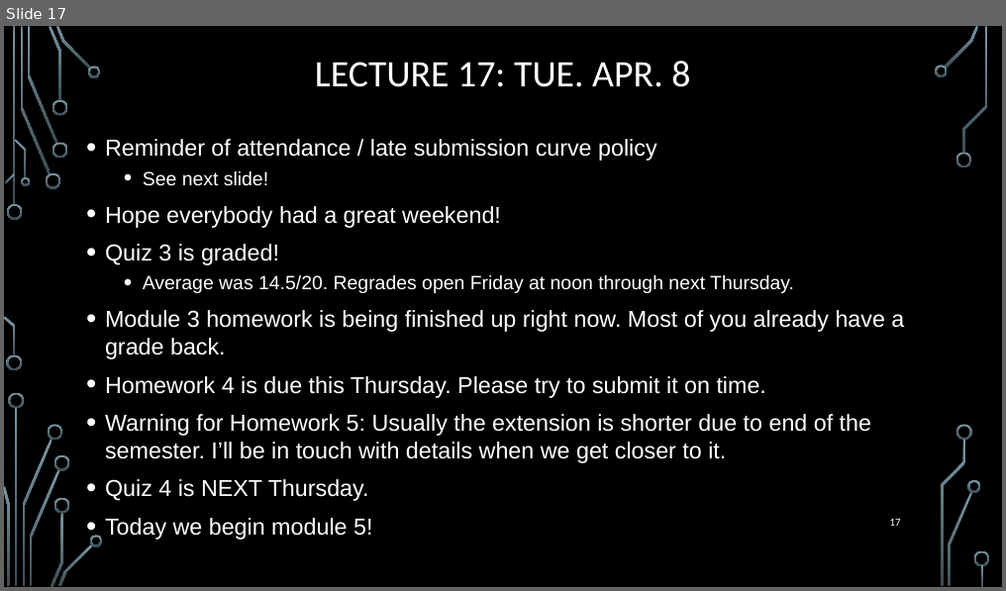
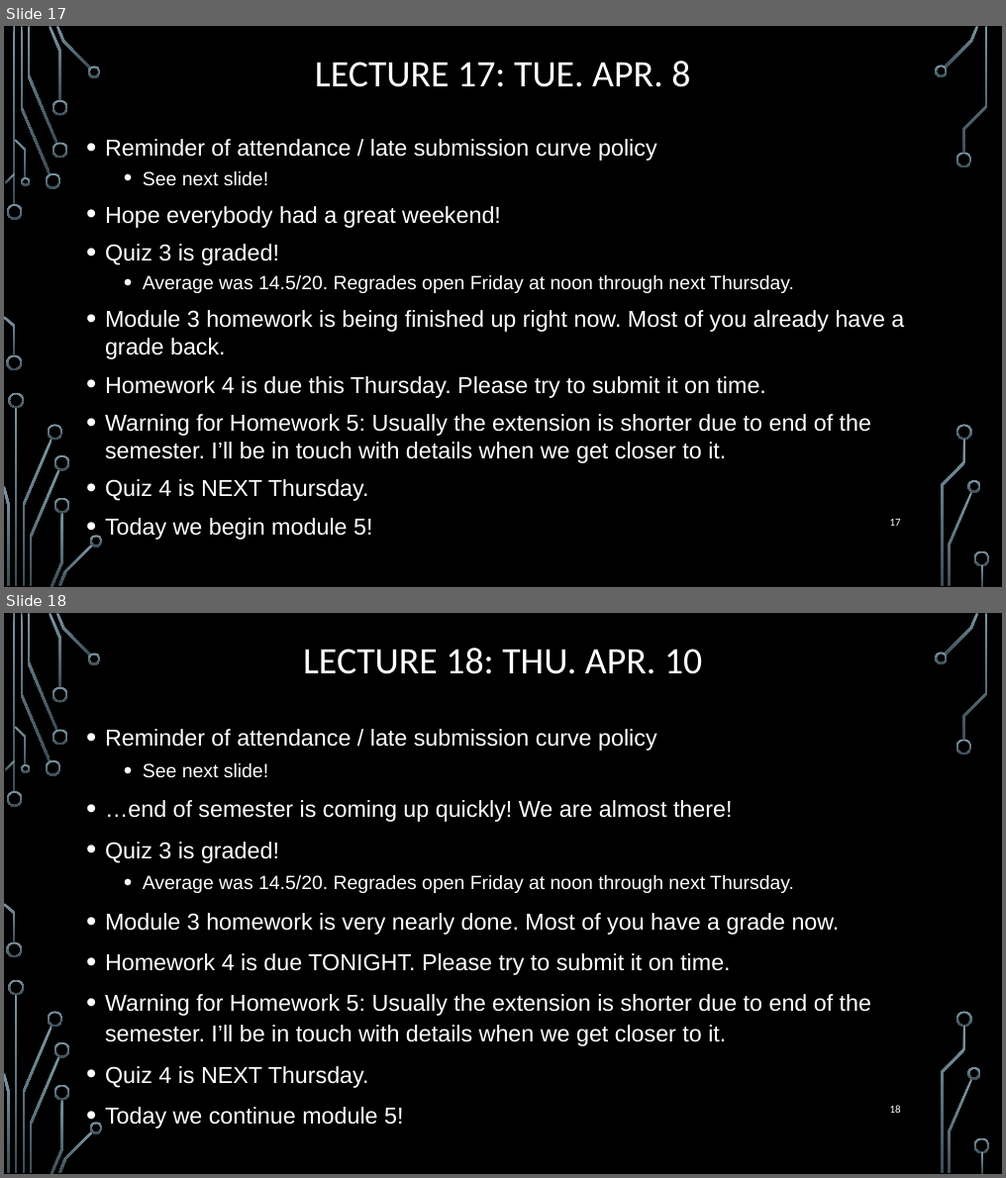
Before and after one commit to markfloryan/dmt2, a slide deck: slides/00-DailyAnnouncements.pptx. Shown one above the other, each under a label of ours: slide 17 before the commit, slides 17 and 18 after it. The pictures are 1006x591 and 1006x1178 pixels, drawn with LibreOffice and Linux fonts; fonts in the diff are those of the drawing; background and template pictures are left out. Boxes give left, top, right and bottom in pixels: in the first picture for what was removed or moved away, otherwise in the second. Text is boxed around its words. In the diff, an @@ line names an element or a change of style, - is before the commit and + after.

```diff
--- a/slides/00-DailyAnnouncements.pptx
+++ b/slides/00-DailyAnnouncements.pptx
@@ slide 18 added at box(4, 613, 1002, 1174), background picture (left out); not listed: 36 template elements that a slide beside it also shows @@
@@ title added at box(303, 648, 702, 674), 36 pt, text #FFFFFF @@
+LECTURE 18: THU. APR. 10
@@ text added at box(105, 729, 871, 1129), 22.2 pt, text #FFFFFF @@
+• Reminder of attendance / late submission curve policy
+  • See next slide!
+• …end of semester is coming up quickly! We are almost there!
+• Quiz 3 is graded!
+  • Average was 14.5/20. Regrades open Friday at noon through next Thursday.
+• Module 3 homework is very nearly done. Most of you have a grade now.
+• Homework 4 is due TONIGHT. Please try to submit it on time.
+• Warning for Homework 5: Usually the extension is shorter due to end of the semester. I’ll be in touch with details when we get closer to it.
+• Quiz 4 is NEXT Thursday.
+• Today we continue module 5!
@@ page number added at box(890, 1105, 901, 1113), 10.5 pt, text #FFFFFF @@
+18
```
Also in this commit, not shown: 1 slide changed, 1 other file.
